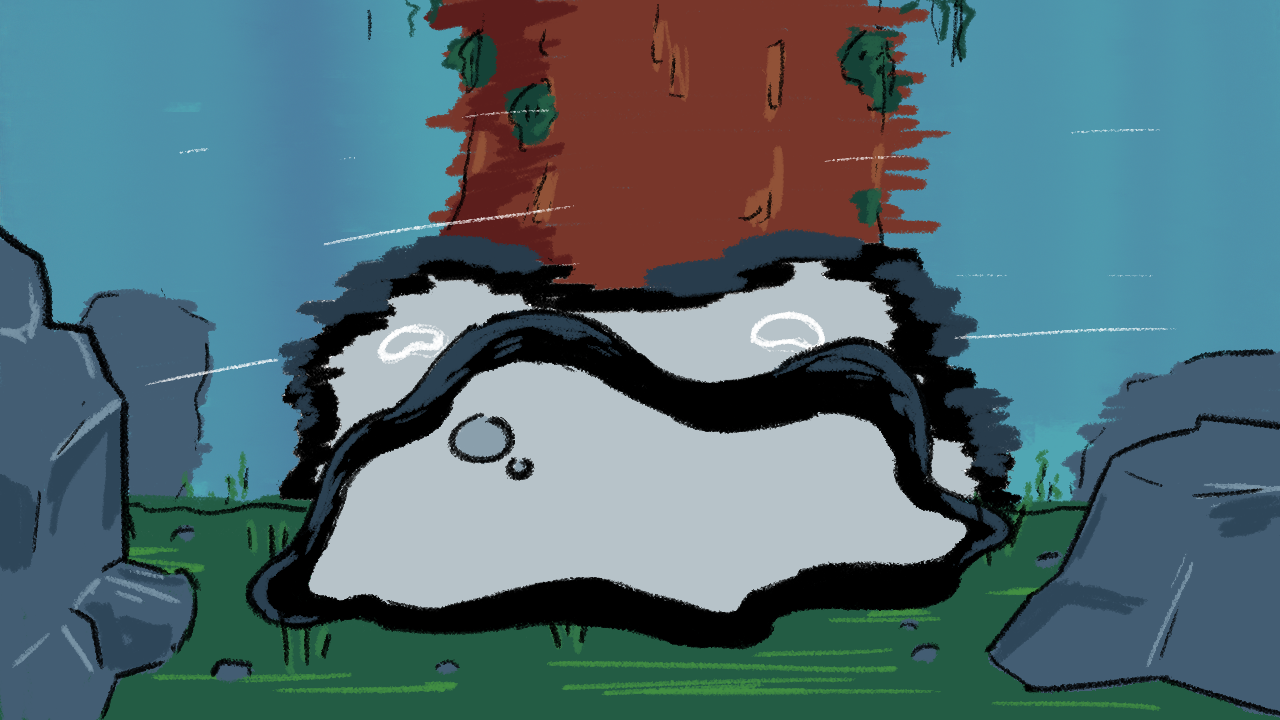
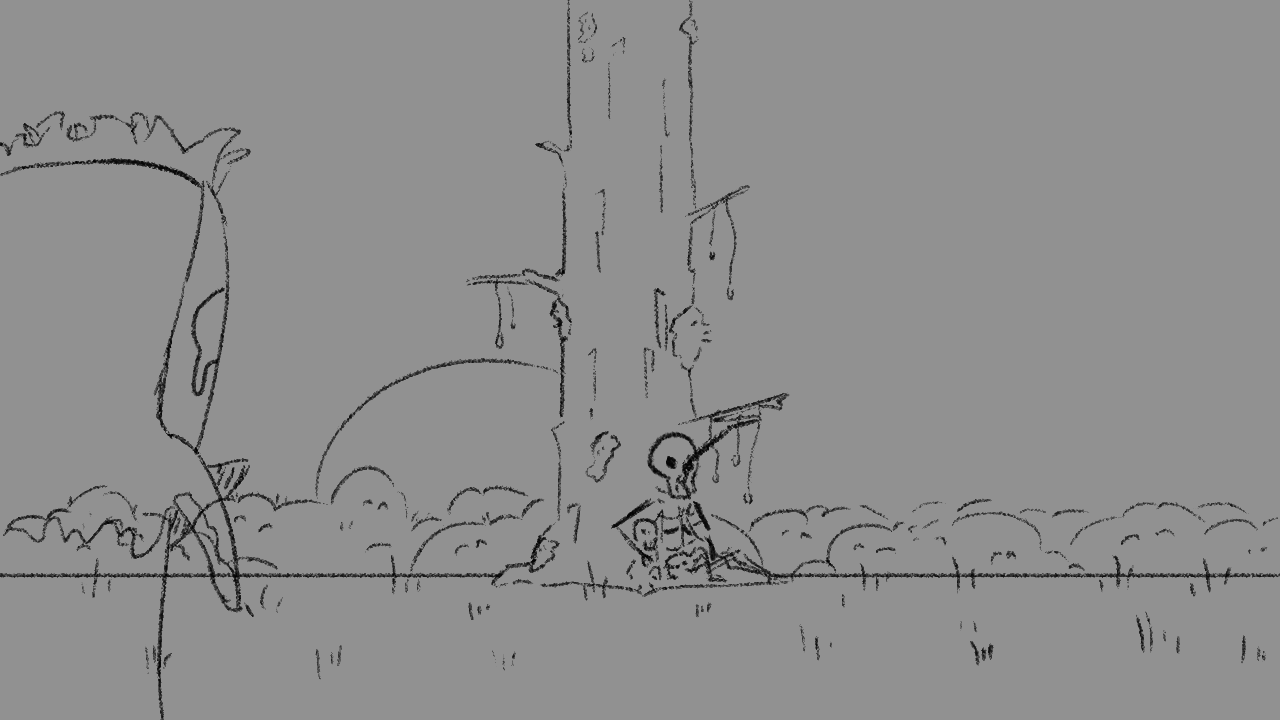
Comparing the layer stacks of the two w=1280, h=720 images. Changes:
added layer "Calque 26" above "Calque 22" over [0, 111, 251, 720]
added layer "Calque 22" above "Calque 21" over [611, 431, 789, 583]
added layer "Calque 21" above "Calque 23" over [81, 0, 1266, 680]
added layer "Calque 23" above "Calque 24" over [4, 465, 1279, 583]
added layer "Calque 24" above "Calque 25" over [315, 358, 559, 499]
added layer "Calque 25" above "Calque 20" over [0, 572, 1280, 585]
moved "Calque 4" into group "Groupe 1" over [0, 225, 1280, 720]
moved "Calque 3" into group "Groupe 1" over [0, 233, 1280, 720]
moved "Calque 13" into group "Groupe 1" over [145, 109, 1177, 386]
moved "Calque 5" into group "Groupe 1" over [77, 0, 1276, 507]
moved "Calque 10" into group "Groupe 1" over [0, 0, 1280, 534]
